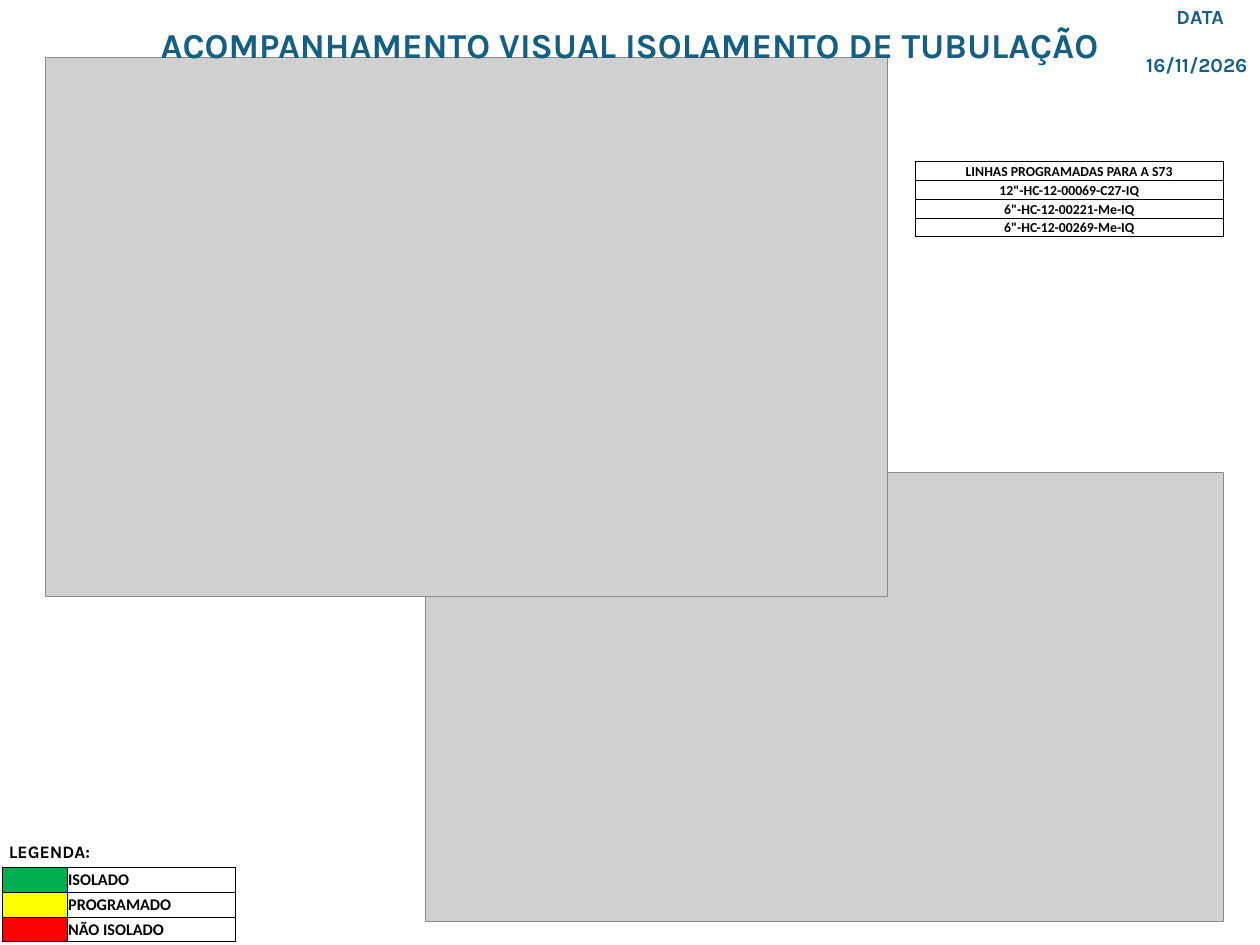
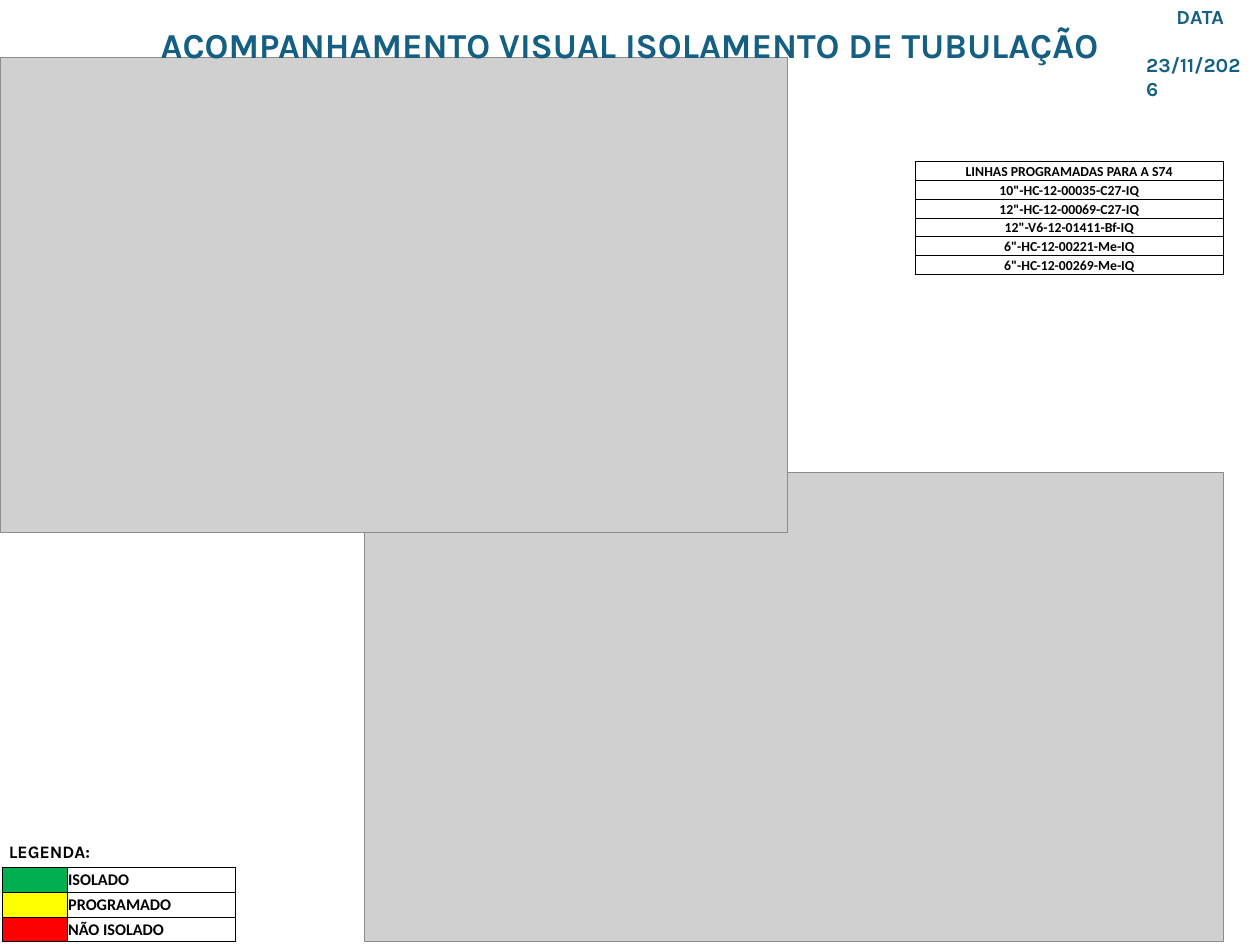
Before and after one commit to talisoncmartins91/termal-insulation, a slide deck: slide 6 of acompanhamento/modelo/apresentacao_semanal.pptx. Drawn at 1260x945 pixels with LibreOffice and Linux fonts; fonts in the diff are those of the drawing; grey boxes stand for pictures. Boxes give left, top, right and bottom in pixels: in the first picture for what was removed or moved away, otherwise in the second. Text is boxed around its words. In the diff, an @@ line names an element or a change of style, - is before the commit and + after.

```diff
--- a/acompanhamento/modelo/apresentacao_semanal.pptx
+++ b/acompanhamento/modelo/apresentacao_semanal.pptx
@@ text at (1146, 11, 1240, 74): text changed @@
-DATA 16/11/2026
+DATA 23/11/2026
@@ picture: place and size @@
-picture at (46, 58, 887, 597)
+picture at (0, 58, 788, 533)
@@ table at (915, 162, 1224, 276) @@
-row 1: LINHAS PROGRAMADAS PARA A S73
+row 1: LINHAS PROGRAMADAS PARA A S74
+row 2: 10"-HC-12-00035-C27-IQ
+row 4: 12"-V6-12-01411-Bf-IQ
@@ picture: place and size @@
-picture at (425, 472, 1224, 922)
+picture at (364, 472, 1224, 941)
```
Also in this commit, not shown: 6 other slides changed.
